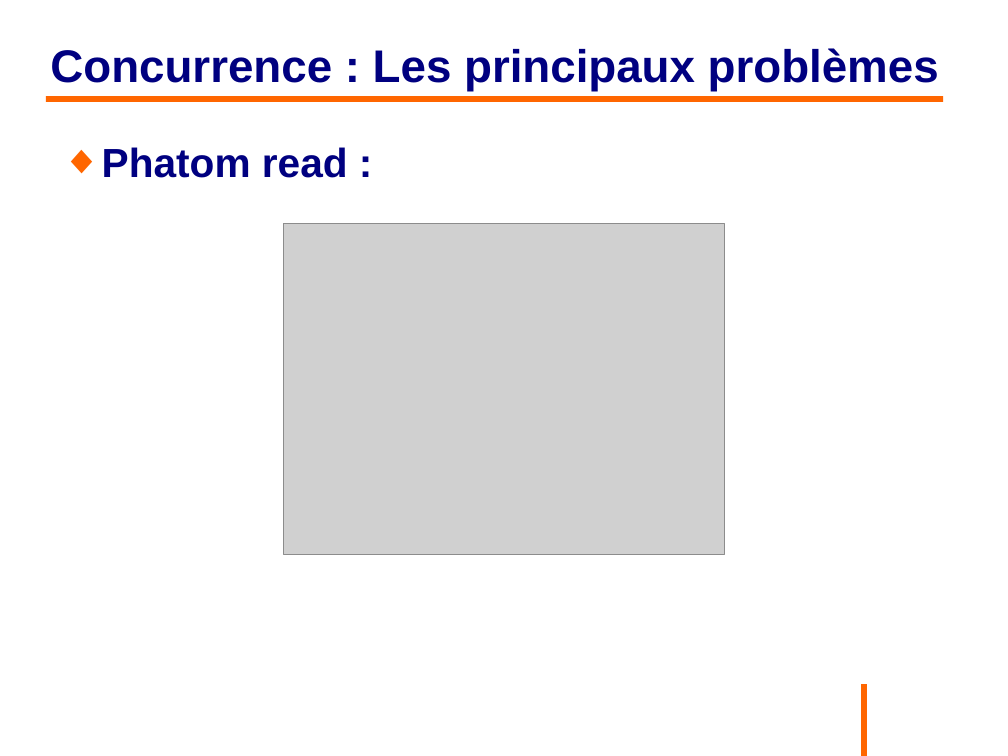
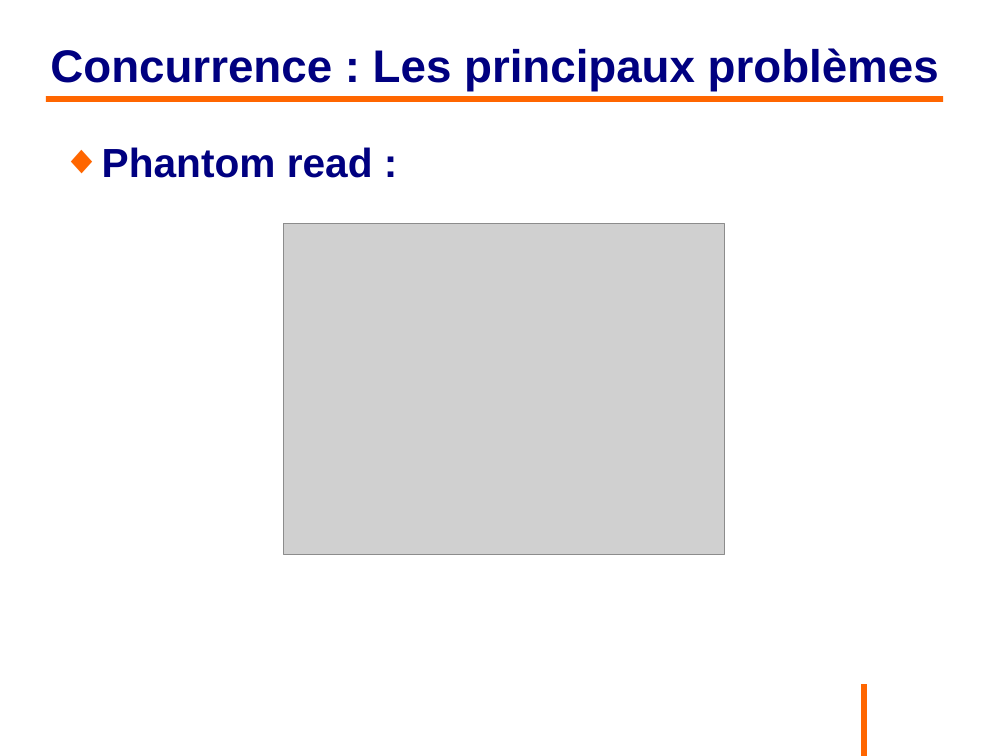
Before and after one commit to philphils/formation-hibernate-avancee, a slide deck: slide 88 of Documentation/diapo_formation_hibernate_avancee.odp. Drawn at 1008x756 pixels with LibreOffice and Linux fonts; fonts in the diff are those of the drawing; grey boxes stand for pictures; background and template pictures are left out. Boxes give left, top, right and bottom in pixels: in the first picture for what was removed or moved away, otherwise in the second. Text is boxed around its words. In the diff, an @@ line names an element or a change of style, - is before the commit and + after.

```diff
--- a/Documentation/diapo_formation_hibernate_avancee.odp
+++ b/Documentation/diapo_formation_hibernate_avancee.odp
@@ text at (102,147,373,178): text changed @@
-◆ Phatom read :
+◆ Phantom read :
```
Also in this commit, not shown: 7 other slides changed, 2 slides added.
